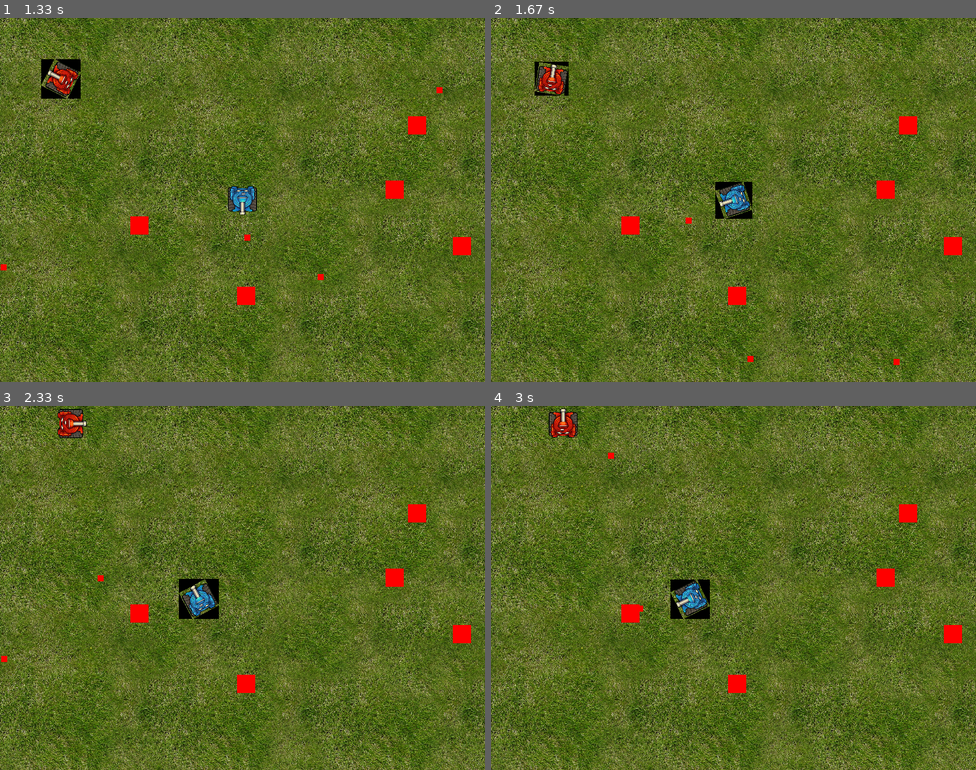
Above: before the commit, frames 1-4 (two rows, left to right).
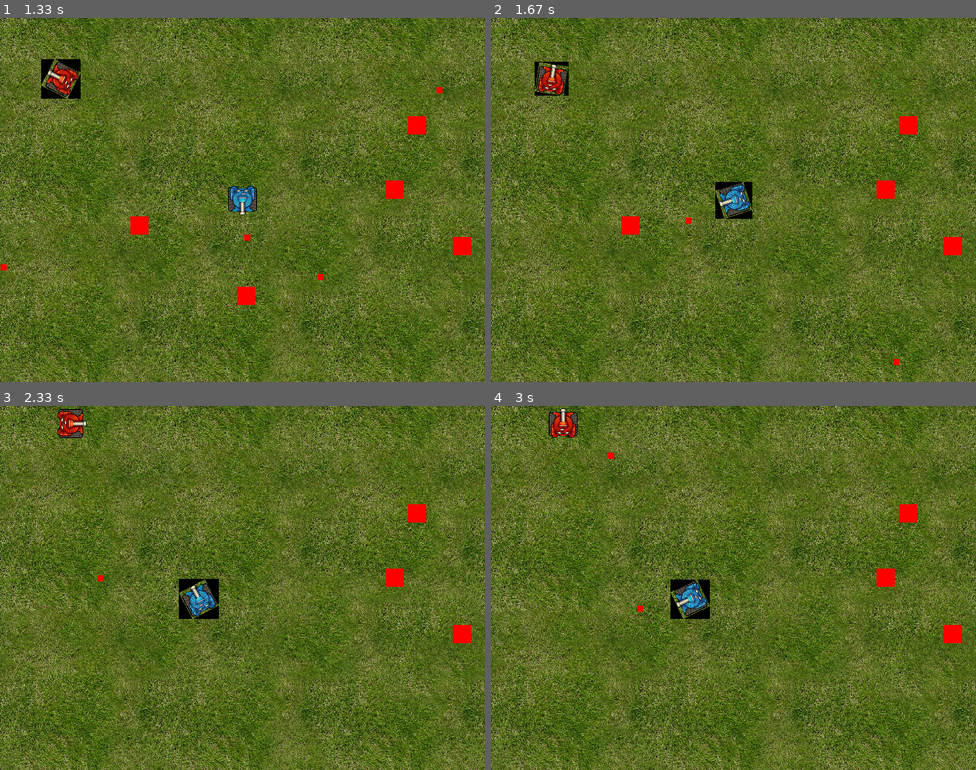
Above: after the commit, the same moments.

Repository: JedlaTypek/pygame-tanks
Game: pygame game, started from main.py
Same seed, same stepped clock (60 frames per second), same inputs: the game is played once before the commit and once after it.
Inputs (mouse positions are in pixels of both pictures, inside the frame that each line leads up to):
- Up to frame 1 (1.33 s): press the mouse at (397, 189) at 0.37 s; move the mouse to (320, 207) at 0.47 s; release the mouse at (242, 221) at 0.6 s; hold Delete 0.67-1.13 s; hold Right 0.67-1.13 s; hold D 0.67-1.13 s; tap Space at 0.73, 1.03, 1.23 s; tap Right Shift at 0.82 s; hold Right from 1.17 s (still down); hold D from 1.17 s (still down); click (257, 309) at 1.25 s
- Up to frame 2 (1.67 s): tap Space at 1.53 s; release Right at 1.63 s; release D at 1.63 s
- Up to frame 3 (2.33 s): hold Up 1.67-1.97 s; hold W 1.67-1.97 s; tap Space at 1.73, 2.07 s; hold Right from 2 s (still down); hold D from 2 s (still down); tap Right Shift at 2.15 s
- Up to frame 4 (3 s): tap Space at 2.37, 2.57, 2.87 s; release Right at 2.47 s; release D at 2.47 s; hold Left from 2.5 s (still down); hold A from 2.5 s (still down)

Frame 1 is identical in both runs. In frame 2, 0.2% of the frame differs, in the area x 48-55%, y 73-95%; in frame 3, 0.4%, in the area x 0-53%, y 54-79%; in frame 4, 0.4%.

Commit message:
Pixel perfect hitboxes, better but not perfect collisions with walls

Diff:
--- a/bullet.py
+++ b/bullet.py
@@ -6,18 +6,21 @@
     '''Třída představující střelu'''
     def __init__(self, x, y, direction, initial_energy=100):
         super().__init__()
-        self.image = pygame.Surface((10, 10))  # Střela jako malá kulička
-        self.image.fill((255, 0, 0))  # Červená barva
-        self.rect = self.image.get_rect(center=(x, y)) # Střela na zadané pozici
-        self.speed = 10 # Rychlost střely
-        self.direction = direction # Směr střely
-        self.dx, self.dy = self.get_velocity(direction) # Rychlost střely ve směru
+        self.image = pygame.Surface((10, 10), pygame.SRCALPHA)  # Povolení průhlednosti
+        self.image.fill((255, 0, 0))  # Červená barva střely
+        self.rect = self.image.get_rect(center=(x, y))  # Střela na zadané pozici
+        self.speed = 10  # Rychlost střely
+        self.direction = direction  # Směr střely
+        self.dx, self.dy = self.get_velocity(direction)  # Rychlost střely ve směru
         self.energy = initial_energy  # Počáteční energie střely
 
+        # Vytvoření masky pro pixel-perfect kolize
+        self.mask = pygame.mask.from_surface(self.image)
 
     def get_velocity(self, direction):
         '''Vrací směr pohybu střely'''
         return self.speed * math.cos(math.radians(direction)), self.speed * math.sin(math.radians(direction))
+
     def update(self, walls, targets):
         '''Aktualizace pozice střely'''
         # Pohyb střely
@@ -29,9 +32,9 @@
         if self.energy <= 0:
             self.kill()  # Střela zanikne, pokud nemá energii
 
-        # Kontrola kolize se zdmi
+        # **Kolize se zdmi pomocí masky**
         for wall in walls:
-            if self.rect.colliderect(wall.rect):
+            if pygame.sprite.collide_mask(self, wall):
                 wall.get_side(self.rect)
                 if self.dx != 0:  # Odraz vodorovně
                     self.dx = -self.dx
@@ -42,6 +45,11 @@
                 if self.energy <= 0:
                     self.kill()
 
+        # **Kolize s cíli (např. nepřáteli)**
+        for target in targets:
+            if pygame.sprite.collide_mask(self, target):
+                self.kill()  # Střela zmizí při zásahu cíle
+
         # Pokud střela opustí obrazovku, zničí se
         if not (0 <= self.rect.x <= SCREEN_WIDTH and 0 <= self.rect.y <= SCREEN_HEIGHT):
             self.kill()
--- a/main.py
+++ b/main.py
@@ -1,7 +1,5 @@
 import random
-
 import pygame
-
 from custom_surface import CustomSurface
 from enemy import Enemy
 from person_sprite import PersonSprite
@@ -14,13 +12,12 @@
     def __init__(self):
         '''Konstruktor - Inicializace hry'''
         pygame.init()   # Inicializace Pygame
-        self.screen = pygame.display.set_mode((SCREEN_WIDTH, SCREEN_HEIGHT))    # Vytvoření okna
-        pygame.display.set_caption("Pygame Demo")   # Název okna
-        self.clock = pygame.time.Clock()    # Vytvoření hodin
-        self.running = True     # Hra běží
+        self.screen = pygame.display.set_mode((SCREEN_WIDTH, SCREEN_HEIGHT))  # Vytvoření okna
+        pygame.display.set_caption("Pygame Demo")  # Název okna
+        self.clock = pygame.time.Clock()  # Vytvoření hodin
+        self.running = True  # Hra běží
 
         # Komponenty
-        # Vytvoření vlastního Surface
         self.custom_surface = CustomSurface(SCREEN_WIDTH, SCREEN_HEIGHT, (0, 0))
         self.walls = WallManager()
         self.person_sprites = pygame.sprite.Group()  # Skupina postav
@@ -60,17 +57,17 @@
     def run(self):
         '''Hlavní smyčka hry'''
         while self.running:
-            self.handle_events()    # Zpracování událostí
-            self.update()   # Aktualizace stavu
-            self.draw()    # Vykreslení prvků
-            self.clock.tick(FPS)    # Případné čekání na další snímek - nastavení počtu snímků za sekundu
-        pygame.quit()   # Ukončení Pygame
+            self.handle_events()  # Zpracování událostí
+            self.update()  # Aktualizace stavu
+            self.draw()  # Vykreslení prvků
+            self.clock.tick(FPS)  # Počet snímků za sekundu
+        pygame.quit()  # Ukončení Pygame
 
     def handle_events(self):
         '''Zpracování všech událostí v hlavní smyčce hry'''
-        for event in pygame.event.get():   # Projít všechny události ve frontě
-            if event.type == pygame.QUIT or event.type == pygame.KEYDOWN and event.key == pygame.K_ESCAPE:  # Ukončení hry
-                self.running = False
+        for event in pygame.event.get():  # Projít všechny události ve frontě
+            if event.type == pygame.QUIT or (event.type == pygame.KEYDOWN and event.key == pygame.K_ESCAPE):
+                self.running = False  # Ukončení hry
 
             # Přepínání aktivní postavy pomocí klávesy Tab
             if event.type == pygame.KEYDOWN and event.key == pygame.K_TAB:
@@ -84,16 +81,15 @@
                     self.walls.start_dragging(event.pos, keys)
 
             if event.type == pygame.MOUSEBUTTONUP:
-                if event.button == 1:  # Levé tlačítko myši
+                if event.button == 1:
                     self.walls.stop_dragging(event.pos)
 
             if event.type == pygame.MOUSEMOTION:
                 self.walls.update_dragging(event.pos)
 
             # Odstranění zdi
-            if event.type == pygame.KEYDOWN:
-                if event.key == pygame.K_DELETE:
-                    self.walls.delete_active_wall()
+            if event.type == pygame.KEYDOWN and event.key == pygame.K_DELETE:
+                self.walls.delete_active_wall()
 
     def update(self):
         '''Aktualizace herního stavu'''
@@ -103,30 +99,30 @@
         self.enemies.update()
 
         # Kontrola kolize střel s nepřáteli
-        # for bullet in self.bullets:
-        #     hit_enemies = pygame.sprite.spritecollide(bullet, self.person_sprites, False)
-        #     if hit_enemies:
-        #         bullet.kill()
-        #         self.person_sprites_list[self.active_person_index].score += len(hit_enemies)
+        for bullet in self.bullets:
+            hit_enemies = pygame.sprite.spritecollide(bullet, self.enemies, True, pygame.sprite.collide_mask)
+            if hit_enemies:
+                bullet.kill()
+                self.person_sprites_list[self.active_person_index].score += len(hit_enemies)
+
+        # Kolize střel se zdmi
+        for bullet in self.bullets:
+            if any(pygame.sprite.collide_mask(bullet, wall) for wall in self.walls.get_walls()):
+                bullet.kill()
 
     def draw(self):
         '''Vykreslení herních prvků'''
-        self.screen.fill((255, 255, 0)) # Vyplnění obrazovky žlutou barvou
-        self.custom_surface.draw(self.screen) # Vykreslení vlastního Surface
-        self.walls.draw(self.screen)    # Vykreslení zdí
+        self.screen.fill((255, 255, 0))  # Vyplnění obrazovky žlutou barvou
+        self.custom_surface.draw(self.screen)  # Vykreslení vlastního Surface
+        self.walls.draw(self.screen)  # Vykreslení zdí
         self.person_sprites.draw(self.screen)  # Vykreslení všech postav
         self.bullets.draw(self.screen)  # Vykreslení střel
         self.enemies.draw(self.screen)  # Vykreslení nepřátel
 
-        # Zobrazení skóre pod postavami
-        #font = pygame.font.SysFont(None, 24)
-        #for person in self.person_sprites_list:
-        #    score_text = font.render(f"{person.score}", True, (0, 0, 0))
-        #    self.screen.blit(score_text, (person.rect.x + 28, person.rect.bottom + 3))
-        #
-        pygame.display.flip() # Zobrazení vykreslených prvkůy
+        pygame.display.flip()  # Zobrazení vykreslených prvků
+
 
 # Spuštění aplikace
 if __name__ == "__main__":
-    app = App()     # Vytvoření instance třídy App
-    app.run()      # Spuštění hlavní smyčky hry
+    app = App()
+    app.run()
--- a/person_sprite.py
+++ b/person_sprite.py
@@ -11,7 +11,7 @@
 
         self.width = 196 / 4  # Šířka tanku
         self.height = 196 / 4  # Výška tanku
-        self.image_orig = pygame.image.load(f"media/{player_color}.png")  # Načtení obrázku
+        self.image_orig = pygame.image.load(f"media/{player_color}.png").convert_alpha()  # Načtení obrázku
         self.image_orig = pygame.transform.scale(self.image_orig, (int(self.width), int(self.height)))
         self.image_orig.set_colorkey((0, 0, 0))  # Nastavení průhledné barvy
 
@@ -21,27 +21,14 @@
         self.image = pygame.transform.rotate(self.image_orig, -self.direction)
         self.rect = self.image.get_rect(center=(x, y))
 
+        # Vytvoření masky pro pixel-perfect kolize
+        self.mask = pygame.mask.from_surface(self.image)
+
         self.player_color = player_color
         self.speed = 4
         self.fire_key_pressed = False
         self.bullets_group = bullets_group
         self.score = 0
-
-    def get_hitbox(self):
-        '''Vrátí otočený polygonální hitbox jako seznam bodů'''
-        hw, hh = self.rect.width / 2, self.rect.height / 2  # Poloviny šířky a výšky
-        corners = [
-            pygame.math.Vector2(-hw, -hh),
-            pygame.math.Vector2(hw, -hh),
-            pygame.math.Vector2(hw, hh),
-            pygame.math.Vector2(-hw, hh)
-        ]
-        rotated_corners = [c.rotate(-self.direction) + self.rect.center for c in corners]
-        return rotated_corners
-
-    def draw_hitbox(self, surface):
-        '''Vykreslí polygonální hitbox'''
-        pygame.draw.polygon(surface, (255, 0, 0), self.get_hitbox(), 2)
 
     def update(self, keys, walls):
         '''Aktualizace postavy (pohyb + animace)'''
@@ -73,17 +60,23 @@
         dy = steps * math.sin(math.radians(direction))
         new_center = (self.rect.centerx + dx, self.rect.centery + dy)
 
-        # **Kolize s překážkami**
+        # **Kolize s překážkami pomocí mask**
         new_rect = self.image.get_rect(center=new_center)
-        hitbox = self.get_hitbox()
 
-        if not any(new_rect.colliderect(wall.rect) for wall in walls):
+        collision_detected = any(
+            pygame.sprite.collide_mask(self, wall) for wall in walls
+        )
+
+        if not collision_detected:
             self.rect.center = new_center
 
         # **Aktualizace úhlu a otočení obrázku**
         self.direction = direction
         self.image = pygame.transform.rotate(self.image_orig, -self.direction)
         self.rect = self.image.get_rect(center=self.rect.center)
+
+        # Aktualizace masky po otočení
+        self.mask = pygame.mask.from_surface(self.image)
 
         # Střelba při uvolnění mezerníku
         if (keys[pygame.K_SPACE] and self.player_color == 'blue') or (keys[pygame.K_RSHIFT] and self.player_color == 'red'):
--- a/wall.py
+++ b/wall.py
@@ -5,25 +5,27 @@
     '''Třída reprezentující zeď'''
     def __init__(self, x, y, width, height, image_path="media/surface-01.jpg"):
         '''Konstruktor'''
-        self.rect = pygame.Rect(x, y, width, height)    # Vytvoření obdélníku
-        self.active = False    # Aktivní zeď
-        self.texture = pygame.image.load(image_path)  # Načtení textury
+        self.rect = pygame.Rect(x, y, width, height)  # Vytvoření obdélníku
+        self.active = False  # Aktivní zeď
+        self.texture = pygame.image.load(image_path).convert_alpha()  # Načtení textury
+        self.update_mask()  # Vytvoření masky pro přesnou detekci kolizí
+
+    def update_mask(self):
+        '''Aktualizace masky podle velikosti zdi'''
+        scaled_texture = pygame.transform.scale(self.texture, (self.rect.width, self.rect.height))
+        self.mask = pygame.mask.from_surface(scaled_texture)
 
     def move(self, dx, dy):
         '''Pohyb zdi'''
-        self.rect.move_ip(dx, dy)   # Pohyb obdélníku
+        self.rect.move_ip(dx, dy)  # Pohyb obdélníku
+        self.update_mask()  # Aktualizace masky po pohybu
 
     def set_active(self, is_active):
         '''Nastavení aktivity zdi'''
         self.active = is_active
 
-    def get_side(self, bullet_rect):
-        print(f"Kulka: {bullet_rect.left, bullet_rect.top, bullet_rect.right, bullet_rect.bottom}")
-        print(f"Zed: {self.rect.left, self.rect.top, bullet_rect.right, bullet_rect.bottom}")
-
     def draw(self, target_surface):
         '''Vykreslení zdi'''
-        # Přizpůsobení textury velikosti zdi
         scaled_texture = pygame.transform.scale(self.texture, (self.rect.width, self.rect.height))
         target_surface.blit(scaled_texture, self.rect.topleft)
 
@@ -31,13 +33,14 @@
         if self.active:
             pygame.draw.rect(target_surface, (0, 0, 255), self.rect, 3)
 
+
 class WallManager:
     '''Třída pro správu zdí'''
     def __init__(self):
-        self.walls = []     # Seznam zdí
-        self.active_wall = None    # Aktivní zeď
-        self.dragging = False   # Přetahování zdi
-        self.start_pos = None   # Počáteční pozice
+        self.walls = []  # Seznam zdí
+        self.active_wall = None  # Aktivní zeď
+        self.dragging = False  # Přetahování zdi
+        self.start_pos = None  # Počáteční pozice
         self.mode = None  # 'move' nebo 'resize'
 
     def start_dragging(self, position, keys):
@@ -105,6 +108,9 @@
                 self.active_wall.rect.width = abs(x2 - x1)
                 self.active_wall.rect.height = abs(y2 - y1)
 
+            # Aktualizace masky po změně velikosti nebo přesunutí
+            self.active_wall.update_mask()
+
     def delete_active_wall(self):
         '''Odstranění aktivní zdi'''
         if self.active_wall in self.walls:
